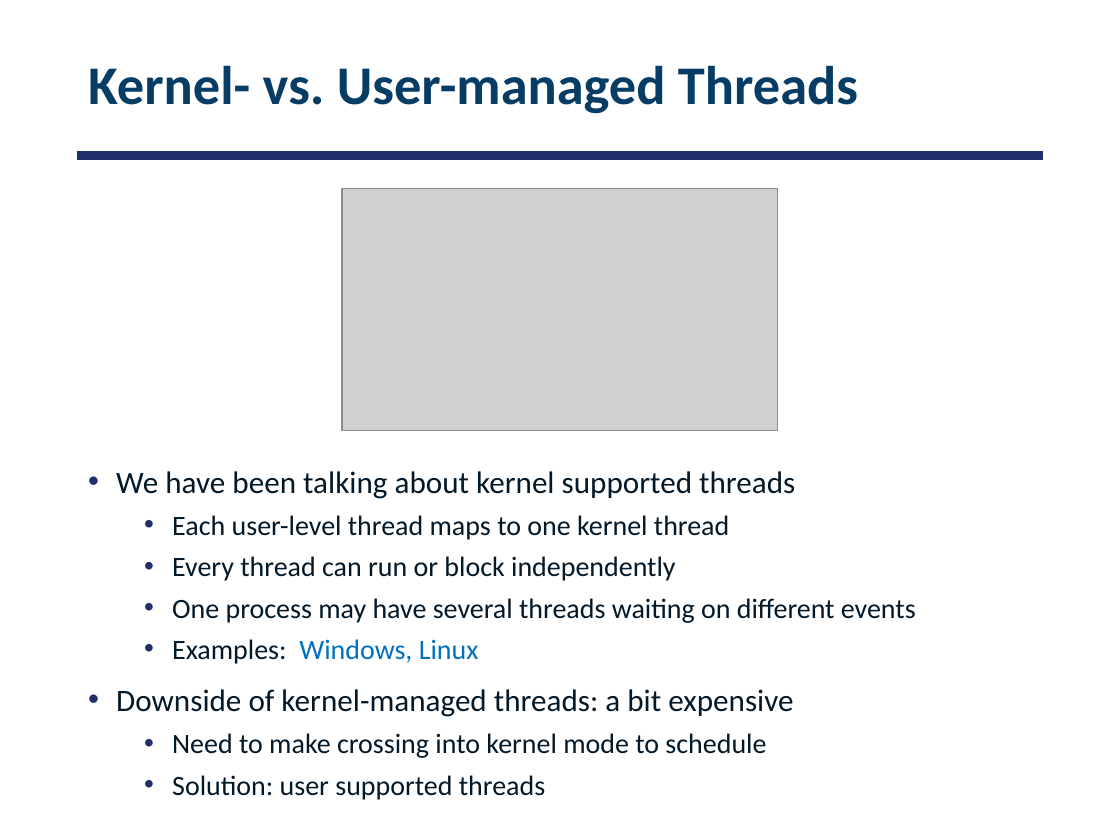
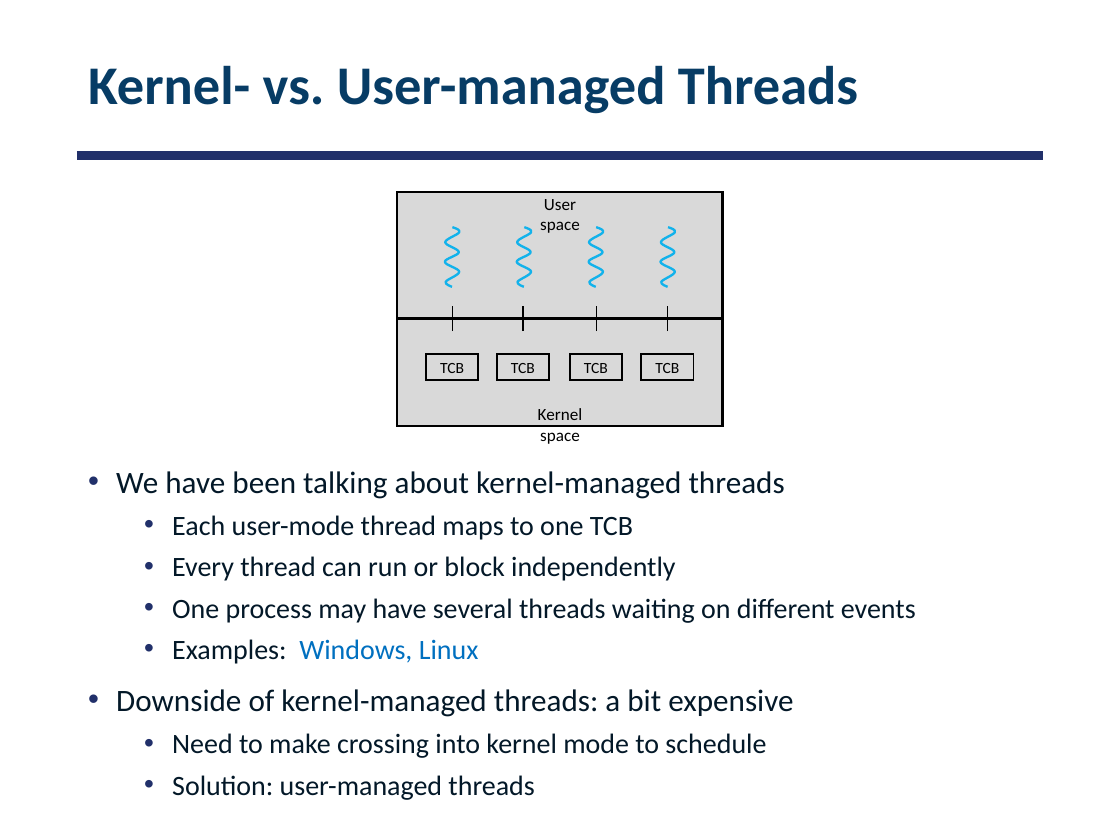
Before and after one commit to smajidzahedi/ECE350, a slide deck: slide 21 of Lectures/03-multithreaded.pptx. Drawn at 1120x840 pixels with LibreOffice and Linux fonts; fonts in the diff are those of the drawing; grey boxes stand for pictures. Boxes give left, top, right and bottom in pixels: in the first picture for what was removed or moved away, otherwise in the second. Text is boxed around its words. In the diff, an @@ line names an element or a change of style, - is before the commit and + after.

Commit message:
fixed slides on kernel vs user-managed threads

```diff
--- a/Lectures/03-multithreaded.pptx
+++ b/Lectures/03-multithreaded.pptx
@@ picture removed at bbox=[342, 189, 777, 431] @@
@@ group added at bbox=[398, 193, 722, 444]: 5 rectangles, 5 lines, 4 freeform shapes, 2 texts @@
+User space
+Kernel space
+TCB
+TCB
+TCB
+TCB
@@ text at bbox=[116, 471, 785, 540]: text changed @@
-• We have been talking about kernel supported threads
-  • Each user-level thread maps to one kernel thread
+• We have been talking about kernel-managed threads
+  • Each user-mode thread maps to one TCB
@@ text at bbox=[172, 775, 534, 800]: text changed @@
-  • Solution: user supported threads
+  • Solution: user-managed threads
```
Also in this commit, not shown: 1 other slide changed, 1 other file.
